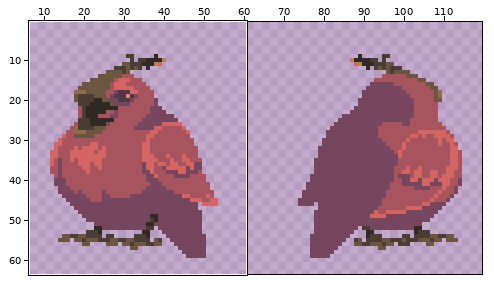
Sprite sheet: assets/strays/rubridum.png. Above: a wide view before the commit, with the close-up outlined.
Close-up. First the earlier version:
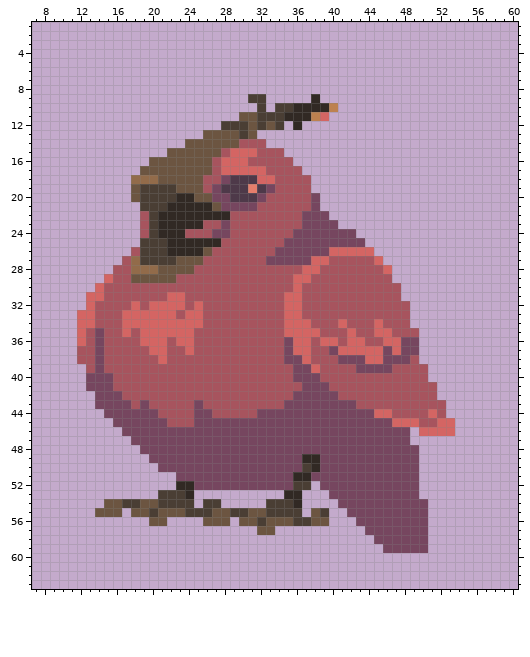
The file is 128x64 pixels. Shown: x 7..60, y 1..63. The wide view leaves out empty margins. The commit also changed other parts of the picture, which this record leaves out.
The result:
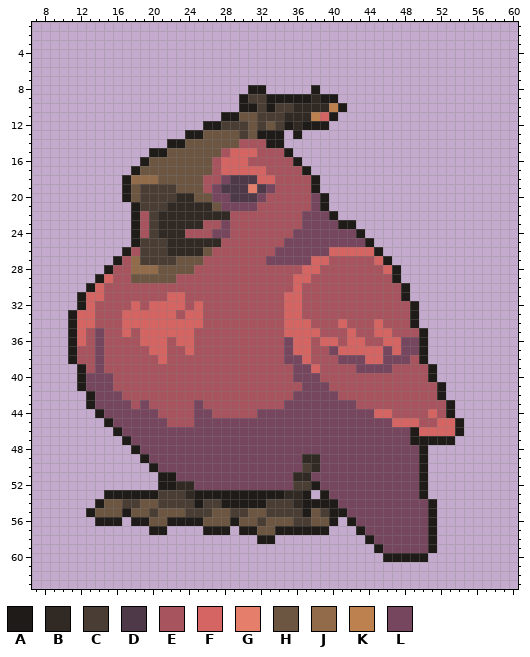
Palette (. is transparent): A #1f1b18  B #312924  C #4a3e34  D #4e3949  E #a7545e  F #d46563  G #e67e6c  H #6c5541  J #926b4a  K #bd814f  L #76465f
The edit:
The author put colour A in row 8 at x 31 to 32 and 38; in row 9 at x 30, 33 to 37 and 39 to 40; in row 10 at x 30 to 31, 33 and 41; in row 11 at x 28 to 29 and 40; in row 12 at x 26 to 27, 35 and 37 to 39; in row 13 at x 24 to 25, 32 to 34 and 36.
The author put colour A in row 14 at x 22 to 23 and 33 to 34; in row 15 at x 20 to 21 and 35; in row 16 at x 19 and 36; in row 17 at x 18 and 37; in rows 18 to 19 at x 17 and 38; in row 20 at x 17 and 39.
The author put colour A in row 21 at x 18 and 39; in row 22 at x 18 and 40; in row 23 at x 18 and 41 to 42; in row 24 at x 18 and 43; in row 25 at x 18 and 44; in row 26 at x 17 and 45.
The author put colour A in row 27 at x 16 and 46; in row 28 at x 15 and 47; in row 29 at x 14 and 47; in row 30 at x 13 and 48; in row 31 at x 12 and 48; in row 32 at x 12 and 49.
The author put colour A in rows 33 to 34 at x 11 and 49; in rows 35 to 38 at x 11 and 50; in rows 39 to 40 at x 12 and 51; in row 41 at x 12 and 52; in row 42 at x 13 and 52; in row 43 at x 13 and 53.
The author put colour A in row 44 at x 14 and 53; in row 45 at x 15 and 54; in row 46 at x 16, 49 and 54; in row 47 at x 17 and 49 to 53; in row 48 at x 18 and 50; in row 49 at x 19 and 50.
The author put colour A in row 50 at x 20 and 50; in row 51 at x 21 to 22 and 50; in row 52 at x 21 to 22, 38 and 50; in row 53 at x 15 to 20, 25 to 34, 37, 39 and 50; in row 54 at x 14, 25, 28 to 32, 37 to 40 and 51; in row 55 at x 13, 17, 37, 40 to 41 and 51.
The author put colour A in row 56 at x 14 to 16, 18 to 19, 22 to 25, 29, 40, 42 and 51; in row 57 at x 20 to 21, 26 to 28, 30 to 31, 34 to 39, 43 and 51; in row 58 at x 32 to 33, 44 and 51; in row 59 at x 45 and 51; in row 60 at x 46 to 50.
Where, in picture pixels (left, top, right, bottom), the same in both close-ups:
added: (68, 85, 464, 562)
